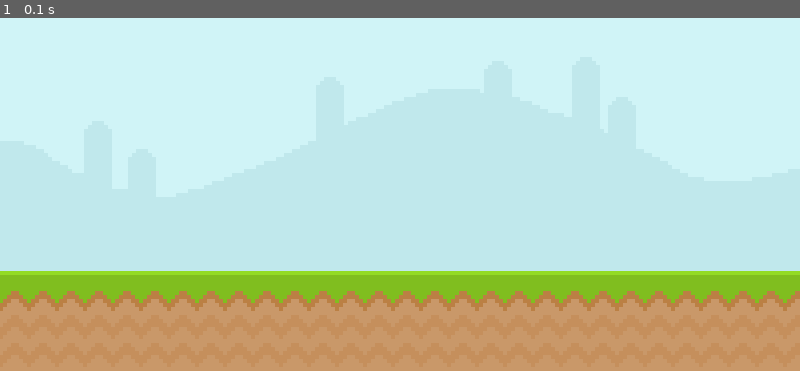
Above: before the commit, frame 1.
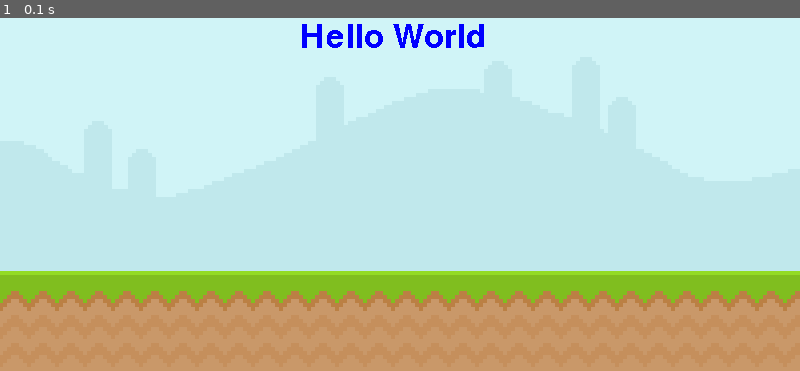
Above: after the commit, the same moment.

Repository: MatildaMared/practice__pygame-test
Game: pygame game, started from main.py
Same seed, same stepped clock (60 frames per second), same inputs: the game is played once before the commit and once after it.
Inputs:
- Up to frame 1 (0.1 s): no input

The runs differ from the first frame. In frame 1, 0.7% of the frame differs, in the area x 37-61%, y 1-9%.

Commit message:
add text surface

Diff:
--- a/main.py
+++ b/main.py
@@ -5,9 +5,11 @@
 screen = pygame.display.set_mode((800, 400))
 pygame.display.set_caption("Runner")
 clock = pygame.time.Clock()
+test_font = pygame.font.Font(None, 48)
 
 sky_surface = pygame.image.load("graphics/Sky.png")
 ground_surface = pygame.image.load("graphics/ground.png")
+text_surface = test_font.render("Hello World", False, "Blue")
 
 while True:
     for event in pygame.event.get():
@@ -17,6 +19,7 @@
 
     screen.blit(sky_surface, (0, 0))
     screen.blit(ground_surface, (0, 300))
+    screen.blit(text_surface, (300, 50))
 
     pygame.display.update()
     clock.tick(60)
